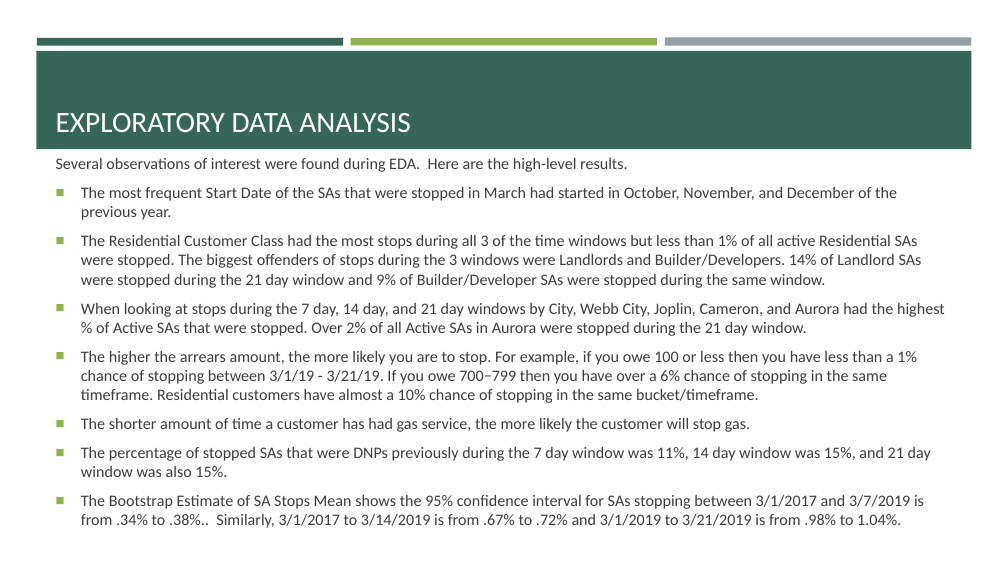
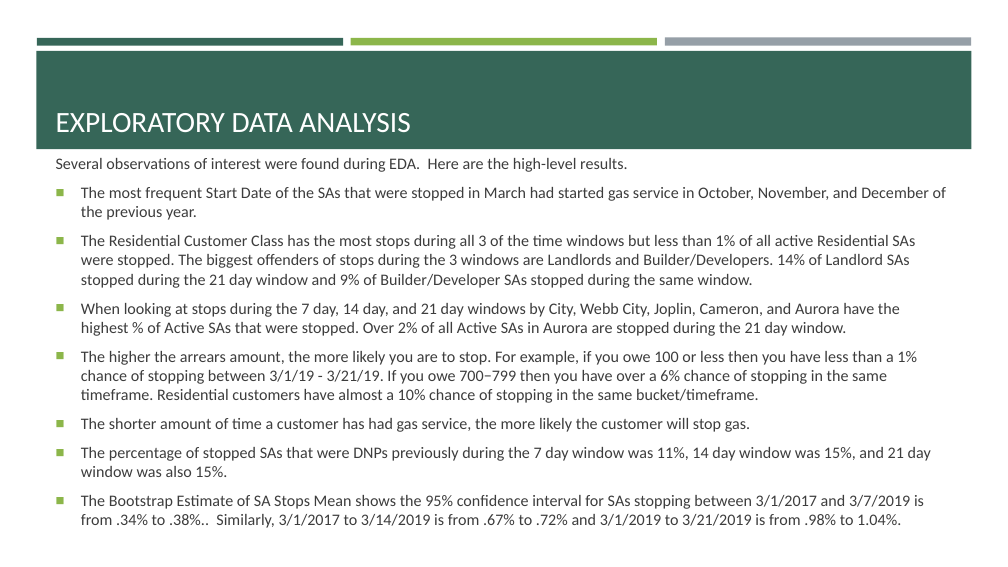
Before and after one commit to brocknosbisch/Springboard_Capstone_2, a slide deck: slide 9 of Chapter_4_Capstone_2_Milestone_Report_1.pptx. Drawn at 1008x567 pixels with LibreOffice and Linux fonts; fonts in the diff are those of the drawing. Boxes give left, top, right and bottom in pixels: in the first picture for what was removed or moved away, otherwise in the second. Text is boxed around its words. In the diff, an @@ line names an element or a change of style, - is before the commit and + after.

```diff
--- a/Chapter_4_Capstone_2_Milestone_Report_1.pptx
+++ b/Chapter_4_Capstone_2_Milestone_Report_1.pptx
@@ text at (81,187,946,336): text changed @@
-■ The most frequent Start Date of the SAs that were stopped in March had started in October, November, and December of the previous year.
-■ The Residential Customer Class had the most stops during all 3 of the time windows but less than 1% of all active Residential SAs were stopped. The biggest offenders of stops during the 3 windows were Landlords and Builder/Developers. 14% of Landlord SAs were stopped during the 21 day window and 9% of Builder/Developer SAs were stopped during the same window.
-■ When looking at stops during the 7 day, 14 day, and 21 day windows by City, Webb City, Joplin, Cameron, and Aurora had the highest % of Active SAs that were stopped. Over 2% of all Active SAs in Aurora were stopped during the 21 day window.
+■ The most frequent Start Date of the SAs that were stopped in March had started gas service in October, November, and December of the previous year.
+■ The Residential Customer Class has the most stops during all 3 of the time windows but less than 1% of all active Residential SAs were stopped. The biggest offenders of stops during the 3 windows are Landlords and Builder/Developers. 14% of Landlord SAs stopped during the 21 day window and 9% of Builder/Developer SAs stopped during the same window.
+■ When looking at stops during the 7 day, 14 day, and 21 day windows by City, Webb City, Joplin, Cameron, and Aurora have the highest % of Active SAs that were stopped. Over 2% of all Active SAs in Aurora are stopped during the 21 day window.
```
Also in this commit, not shown: 7 other slides changed, 4 other files.
